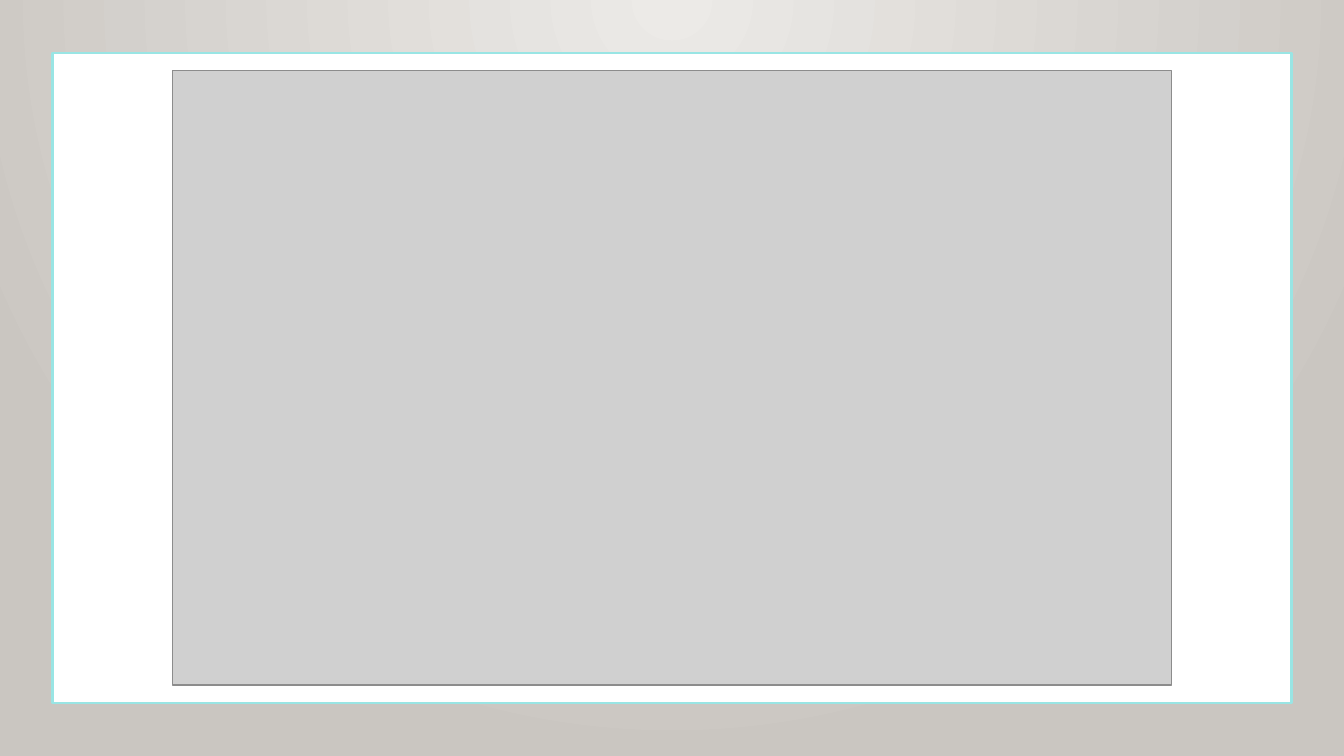
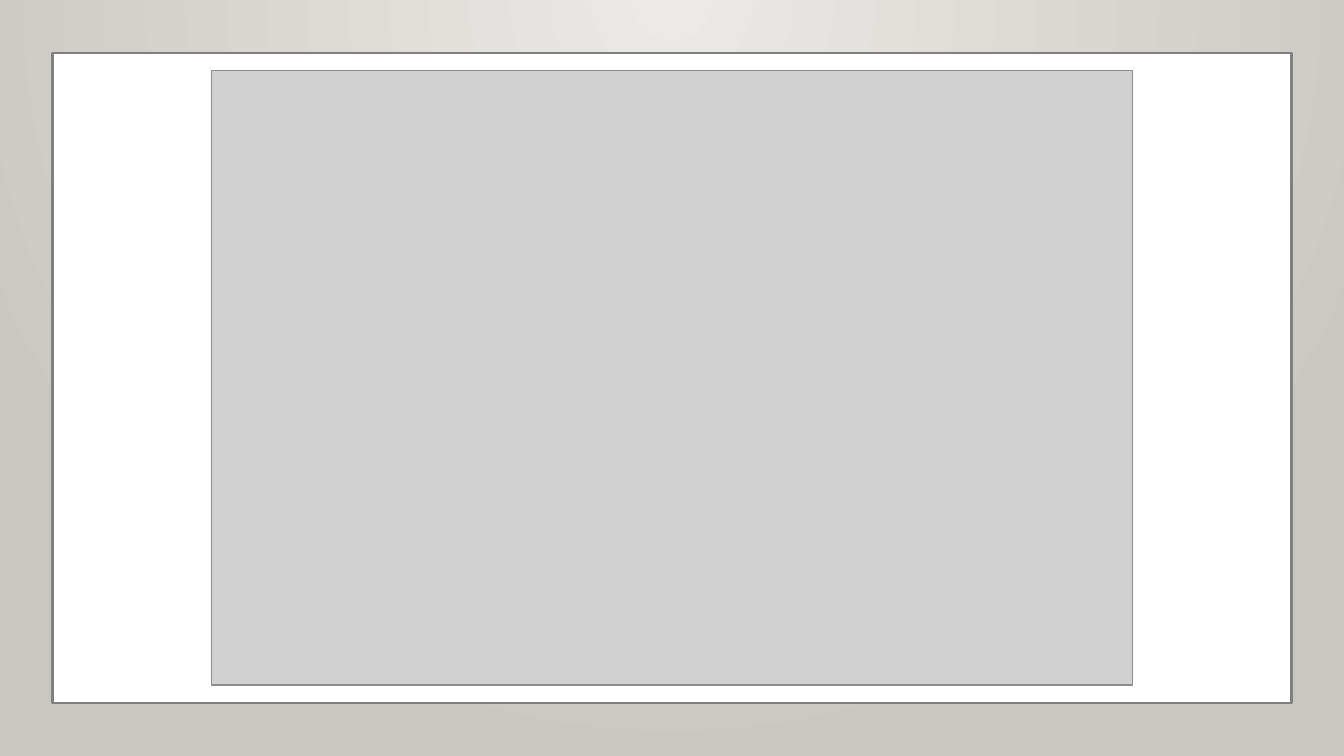
Before and after one commit to mu-mandayam/DataScience, a slide deck: slide 15 of Supervised_Learning_Capstone/Sup_Learning_Capstone.pptx. Drawn at 1344x756 pixels with LibreOffice and Linux fonts; fonts in the diff are those of the drawing; grey boxes stand for pictures; background and template pictures are left out. Boxes give left, top, right and bottom in pixels: in the first picture for what was removed or moved away, otherwise in the second. Text is boxed around its words. In the diff, an @@ line names an element or a change of style, - is before the commit and + after.

```diff
--- a/Supervised_Learning_Capstone/Sup_Learning_Capstone.pptx
+++ b/Supervised_Learning_Capstone/Sup_Learning_Capstone.pptx
@@ rectangle at (52,53,1292,704): outline #99E5E4 1.75 pt to #808080 1.75 pt @@
@@ picture: place and size @@
-picture at (172,71,1172,685)
+picture at (212,71,1133,685)
```
Also in this commit, not shown: 2 other slides changed.
